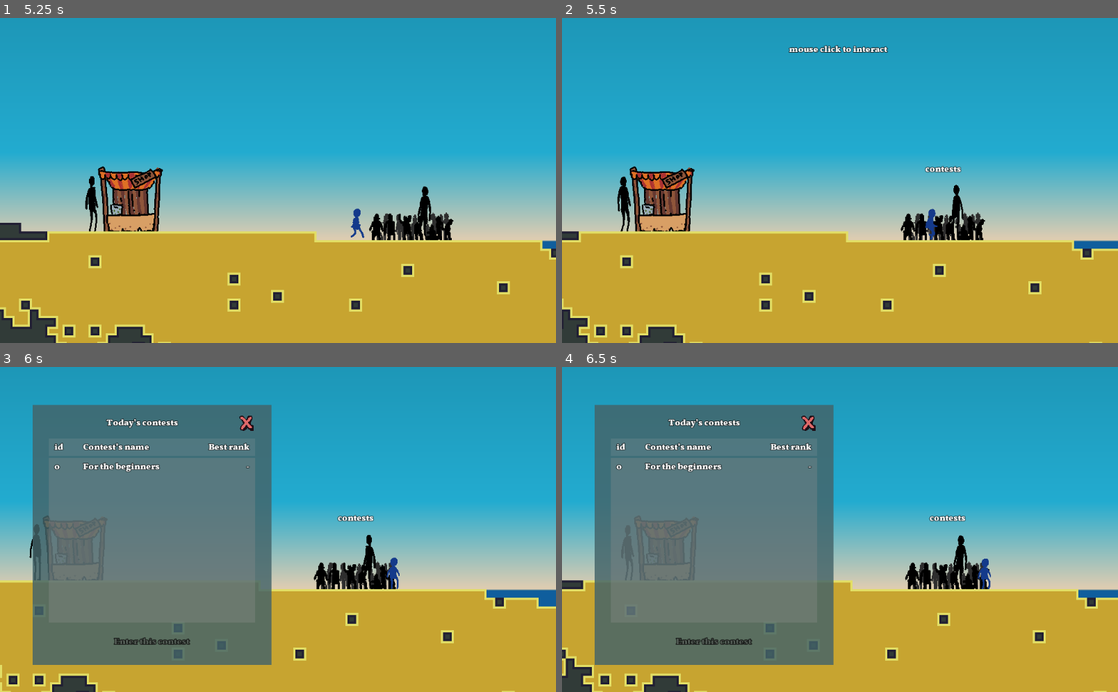
Above: before the commit, frames 1-4 (two rows, left to right).
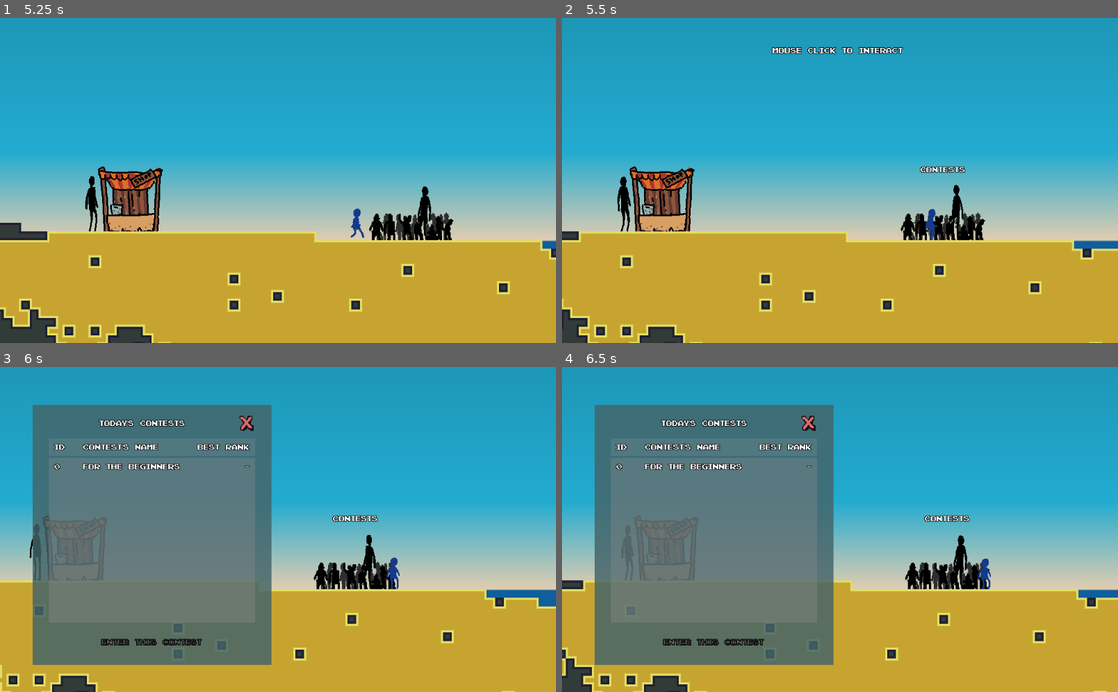
Above: after the commit, the same moments.

Repository: Eptwalabha/ld48
Game: Godot game, scene res://scenes/splash-screen/SplashScreen.tscn
Same seed, same stepped clock (60 frames per second), same inputs: the game is played once before the commit and once after it.
Inputs (mouse positions are in pixels of both pictures, inside the frame that each line leads up to):
- Up to frame 1 (5.25 s): tap Enter (ui_accept) at 0.5 s; move the mouse to (400, 164) at 0.52 s; hold Right (move_right) 0.53-1.25 s; tap E (action) at 0.6, 5.1 s; click (400, 164) at 0.67 s; tap Space (move_jump) at 0.77, 3.77 s; drag from (166, 196) to (433, 213) at 1.27 s; move the mouse to (333, 109) at 2.02 s; hold Left (move_left) 2.03-2.75 s; tap Mouse wheel down (action_previous_tool) at 2.1 s; drag from (250, 245) to (144, 203) at 2.77 s; move the mouse to (444, 229) at 3.52 s; hold Right (move_right) 3.53-4.25 s; tap Mouse wheel up (action_next_tool) at 3.6 s; drag from (111, 131) to (194, 99) at 4.27 s; move the mouse to (305, 180) at 5.02 s; hold Right (move_right) from 5.03 s (still down); click (305, 180) at 5.17 s
- Up to frame 2 (5.5 s): keep holding Right (move_right)
- Up to frame 3 (6 s): release Right (move_right) at 5.75 s; drag from (194, 448) to (344, 562) at 5.77 s
- Up to frame 4 (6.5 s): no input

Frame 1 is identical in both runs. In frame 2, 0.6% of the frame differs, in the area x 37-73%, y 8-48%; in frame 3, 1.4%; in frame 4, 1.4%, in the area x 9-74%, y 15-86%.

Commit message:
use pixel-emulator font

Diff:
--- a/assets/fonts/font_huge_letter.tres
+++ b/assets/fonts/font_huge_letter.tres
@@ -1,6 +1,6 @@
 [gd_resource type="DynamicFont" load_steps=2 format=2]
 
-[ext_resource path="res://assets/fonts/vollkorn-black.otf" type="DynamicFontData" id=1]
+[ext_resource path="res://assets/fonts/vollkorn/vollkorn-black.otf" type="DynamicFontData" id=1]
 
 [resource]
 size = 64
--- a/assets/fonts/font_text.tres
+++ b/assets/fonts/font_text.tres
@@ -1,8 +1,9 @@
 [gd_resource type="DynamicFont" load_steps=2 format=2]
 
-[ext_resource path="res://assets/fonts/vollkorn-black.otf" type="DynamicFontData" id=1]
+[ext_resource path="res://assets/fonts/pixel-emulator/pixel-emulator.ttf" type="DynamicFontData" id=1]
 
 [resource]
+size = 14
 outline_size = 1
-outline_color = Color( 0, 0, 0, 0.784314 )
+outline_color = Color( 0, 0, 0, 1 )
 font_data = ExtResource( 1 )
--- a/assets/fonts/font_title.tres
+++ b/assets/fonts/font_title.tres
@@ -1,6 +1,6 @@
 [gd_resource type="DynamicFont" load_steps=2 format=2]
 
-[ext_resource path="res://assets/fonts/vollkorn-black.otf" type="DynamicFontData" id=1]
+[ext_resource path="res://assets/fonts/vollkorn/vollkorn-black.otf" type="DynamicFontData" id=1]
 
 [resource]
 size = 24
--- a/assets/fonts/font_very_big_title.tres
+++ b/assets/fonts/font_very_big_title.tres
@@ -1,6 +1,6 @@
 [gd_resource type="DynamicFont" load_steps=2 format=2]
 
-[ext_resource path="res://assets/fonts/vollkorn-black.otf" type="DynamicFontData" id=1]
+[ext_resource path="res://assets/fonts/vollkorn/vollkorn-black.otf" type="DynamicFontData" id=1]
 
 [resource]
 size = 48
Binary file added: assets/fonts/pixel-emulator/pixel-emulator.ttf
Renamed: assets/fonts/vollkorn-black.otf -> assets/fonts/vollkorn/vollkorn-black.otf
